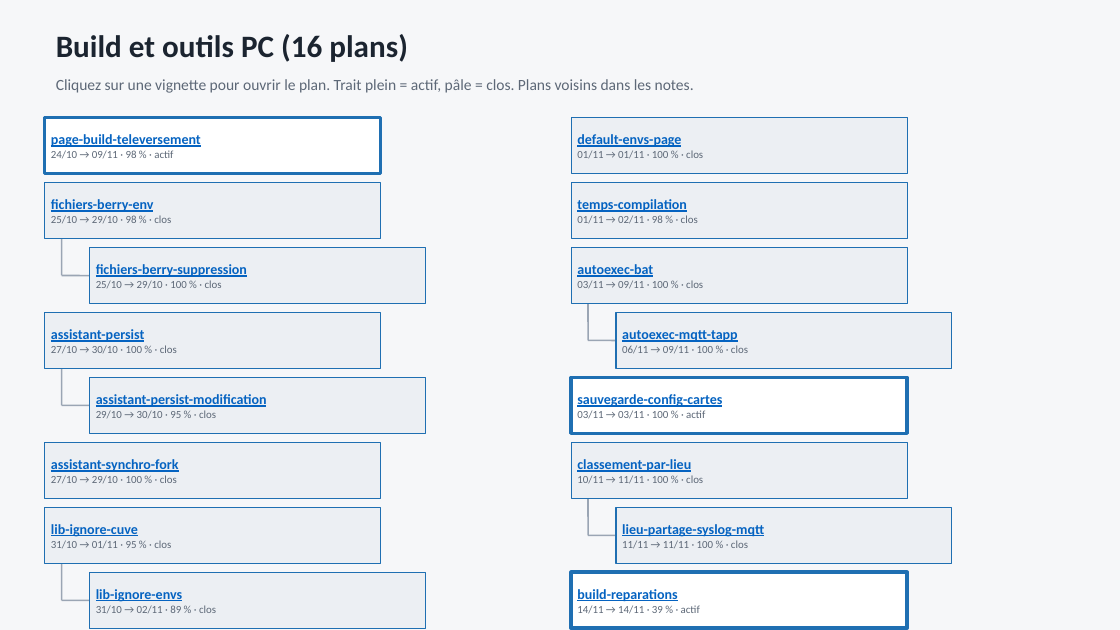
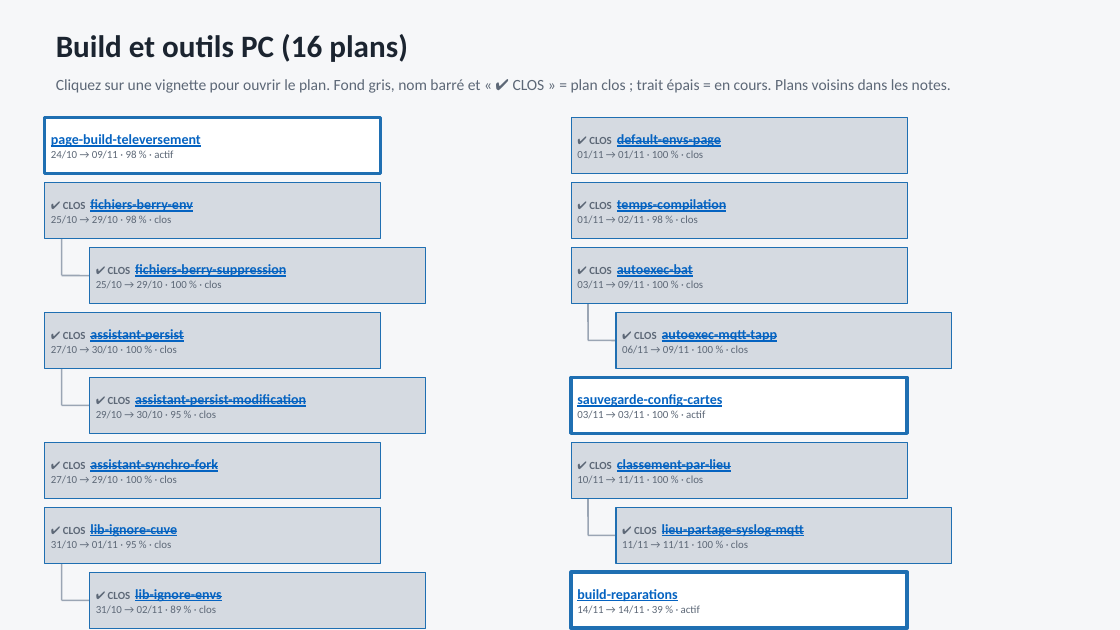
Before and after one commit to fdaubercy/Tasmota, a slide deck: slide 2 of outils_docs/organigramme_plans/organigramme-plans.pptx. Drawn at 1120x630 pixels with LibreOffice and Linux fonts; fonts in the diff are those of the drawing. Boxes give left, top, right and bottom in pixels: in the first picture for what was removed or moved away, otherwise in the second. Text is boxed around its words. In the diff, an @@ line names an element or a change of style, - is before the commit and + after.

Commit message:
feat(plans): plans clos bien visibles dans l'organigramme (fond hachure, nom barre, pastille ; pptx : fond gris, marque CLOS), dates sans le commit d'en-tete, README : adresse en ligne et mise a jour

```diff
--- a/outils_docs/organigramme_plans/organigramme-plans.pptx
+++ b/outils_docs/organigramme_plans/organigramme-plans.pptx
@@ text at (56,79,951,93): text changed @@
-Cliquez sur une vignette pour ouvrir le plan. Trait plein = actif, pâle = clos. Plans voisins dans les notes.
+Cliquez sur une vignette pour ouvrir le plan. Fond gris, nom barré et « ✔ CLOS » = plan clos ; trait épais = en cours. Plans voisins dans les notes.
@@ text in rectangle at (589,134,721,147): text changed @@
-default-envs-page
+✔ CLOS default-envs-page
@@ text in rectangle at (63,199,193,212): text changed @@
-fichiers-berry-env
+✔ CLOS fichiers-berry-env
@@ text in rectangle at (589,199,727,212): text changed @@
-temps-compilation
+✔ CLOS temps-compilation
@@ text in rectangle at (108,264,286,277): text changed @@
-fichiers-berry-suppression
+✔ CLOS fichiers-berry-suppression
@@ fill #ECEFF3 to #D5DAE1 in 13 elements at (616,507,952,563), (45,183,381,239), (90,248,426,304), (90,377,426,433), (45,442,381,498), (45,507,381,563), (90,572,426,628), (571,118,907,174), (616,312,952,368), (571,442,907,498), (45,312,381,368), (571,183,907,239), (571,248,907,304) @@
@@ text in rectangle at (589,264,693,277): text changed @@
-autoexec-bat
+✔ CLOS autoexec-bat
@@ text in rectangle at (63,329,183,342): text changed @@
-assistant-persist
+✔ CLOS assistant-persist
@@ text in rectangle at (634,330,778,342): text changed @@
-autoexec-mqtt-tapp
+✔ CLOS autoexec-mqtt-tapp
@@ text in rectangle at (108,394,306,407): text changed @@
-assistant-persist-modification
+✔ CLOS assistant-persist-modification
@@ text in rectangle at (63,459,218,472): text changed @@
-assistant-synchro-fork
+✔ CLOS assistant-synchro-fork
@@ text in rectangle at (589,459,731,472): text changed @@
-classement-par-lieu
+✔ CLOS classement-par-lieu
@@ text in rectangle at (63,524,177,537): text changed @@
-lib-ignore-cuve
+✔ CLOS lib-ignore-cuve
@@ text in rectangle at (634,524,804,537): text changed @@
-lieu-partage-syslog-mqtt
+✔ CLOS lieu-partage-syslog-mqtt
@@ text in rectangle at (108,589,222,602): text changed @@
-lib-ignore-envs
+✔ CLOS lib-ignore-envs
```
Also in this commit, not shown: 5 other slides changed, 5 other files.
